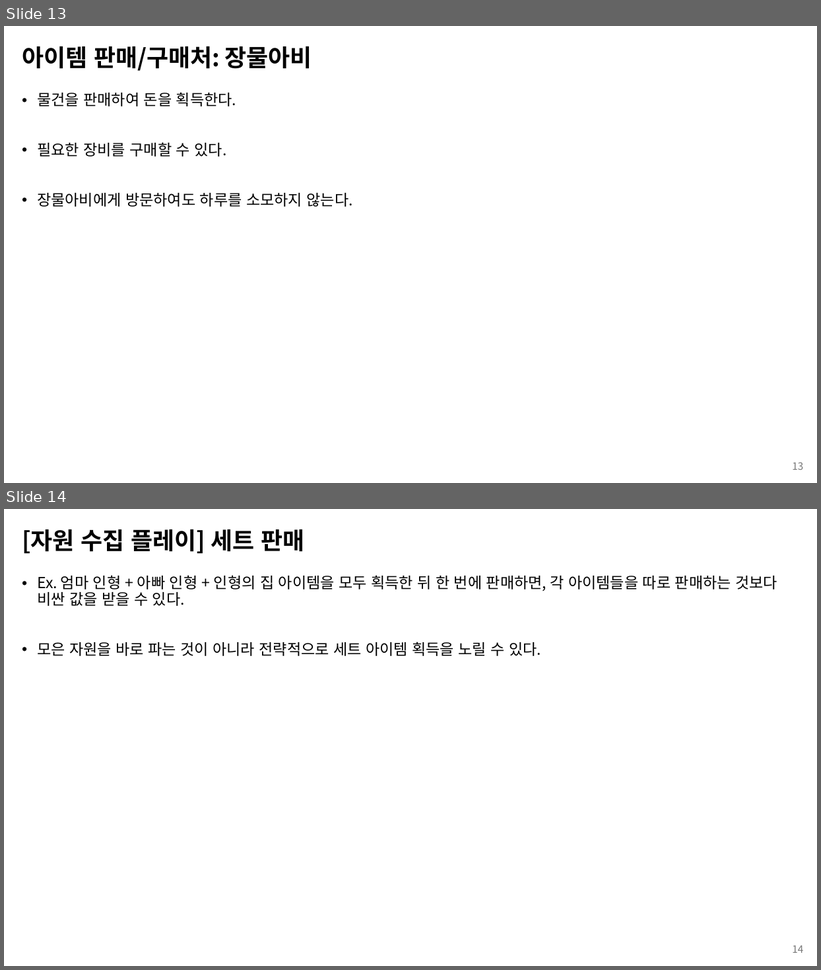
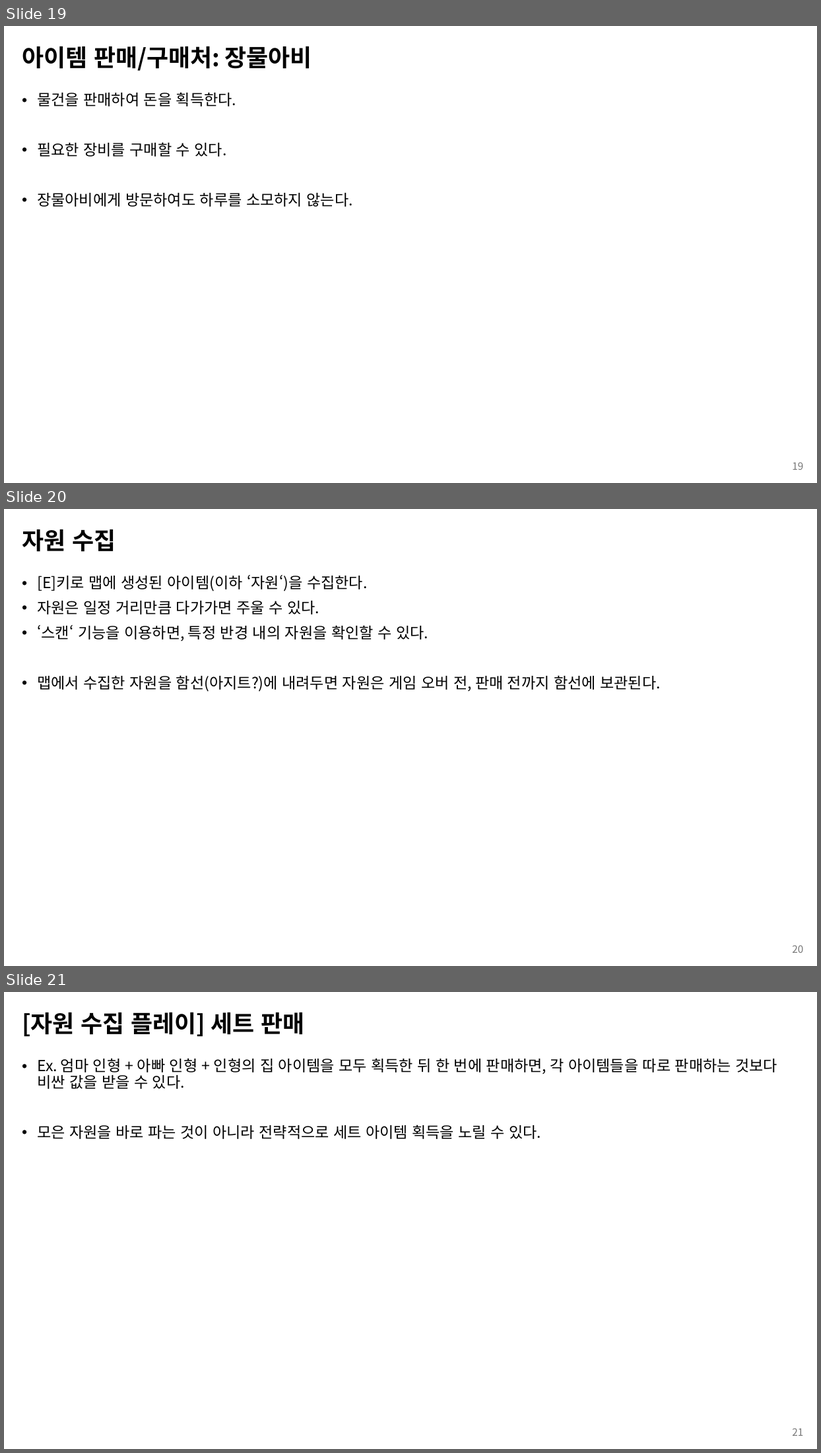
Before and after one commit to kimi5231/B1A2_project, a slide deck: 기획/SPACE ROBBER_기획서.pptx. Shown one above the other, each under a label of ours: slides 13 and 14 before the commit, slides 19, 20 and 21 after it. The pictures are 821x970 and 821x1453 pixels, drawn with LibreOffice and Linux fonts; fonts in the diff are those of the drawing. Boxes give left, top, right and bottom in pixels: in the first picture for what was removed or moved away, otherwise in the second. Text is boxed around its words. In the diff, an @@ line names an element or a change of style, - is before the commit and + after.

Commit message:
SPACE ROBBER_기획서 내용 추가
- 스캔 기능 추가, Control 표 수정
- 간단 UI 그림
- '인벤토리, 퀵슬롯' 추가
- ‘무게 시스템’ 추가
- **’친구 가방 열기‘ 기능 제외함**
- ‘플레이어 사망 시 컨트롤‘ 표에 추가
- ‘자원 수집‘ 추가

```diff
--- a/기획/SPACE ROBBER_기획서.pptx
+++ b/기획/SPACE ROBBER_기획서.pptx
@@ slide 20 added at bbox=[4, 509, 817, 966], background #FFFFFF @@
@@ title added at bbox=[22, 529, 116, 552], 28 pt, text #000000, bold @@
+자원 수집
@@ text added at bbox=[37, 575, 660, 692], 18 pt, text #000000 @@
+• [E]키로 맵에 생성된 아이템(이하 ‘자원‘)을 수집한다.
+• 자원은 일정 거리만큼 다가가면 주울 수 있다.
+• ‘스캔‘ 기능을 이용하면, 특정 반경 내의 자원을 확인할 수 있다.
+• 맵에서 수집한 자원을 함선(아지트?)에 내려두면 자원은 게임 오버 전, 판매 전까지 함선에 보관된다.
@@ page number added at bbox=[792, 945, 803, 953], 12 pt, text #797979 @@
+20
@@ what was slide 13 is now slide 19 @@
@@ page number at bbox=[792, 462, 803, 470]: text changed @@
-13
+19
@@ what was slide 14 is now slide 21 @@
@@ page number at bbox=[792, 1428, 803, 1436]: text changed @@
-14
+21
```
Also in this commit, not shown: 9 slides changed, 7 other slides added, 1 slide removed.
